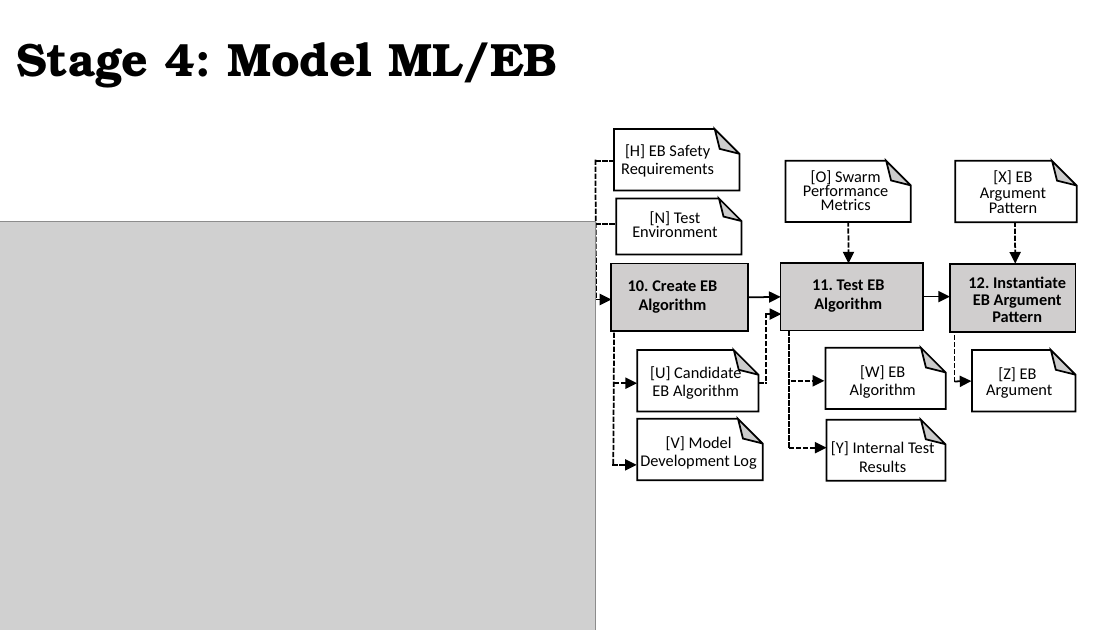
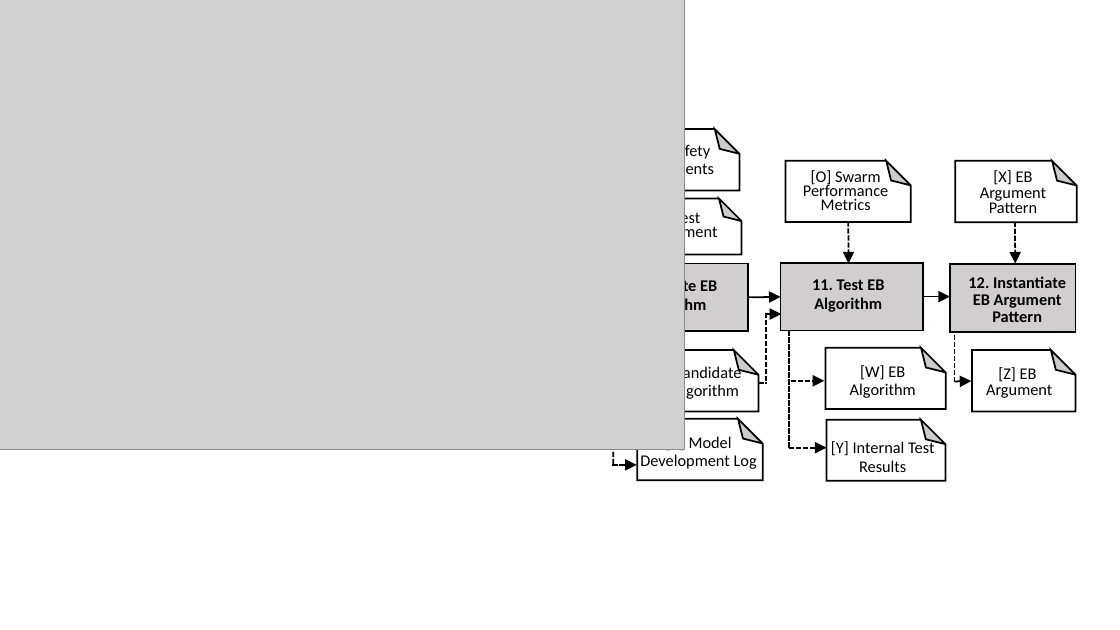
Before and after one commit to TSL-UOB/AERoS, a slide deck: slide 9 of source/figures/Figs_Artwork_2023-02-09.pptx (slide 8 before the commit). Drawn at 1120x630 pixels with LibreOffice and Linux fonts; fonts in the diff are those of the drawing; grey boxes stand for pictures. Boxes give left, top, right and bottom in pixels: in the first picture for what was removed or moved away, otherwise in the second. Text is boxed around its words. In the diff, an @@ line names an element or a change of style, - is before the commit and + after.

```diff
--- a/source/figures/Figs_Artwork_2023-02-09.pptx
+++ b/source/figures/Figs_Artwork_2023-02-09.pptx
@@ picture: place and size @@
-picture at box(0, 222, 596, 630)
+picture at box(0, 0, 685, 450)
@@ text removed at box(16, 42, 557, 88) @@
-Stage 4: Model ML/EB
@@ line removed from (597, 298) to (596, 158) @@
@@ line removed from (596, 160) to (614, 160) @@
@@ line removed from (596, 224) to (617, 224) @@
@@ arrow removed from (596, 300) to (612, 300) @@
@@ arrow removed from (614, 383) to (637, 383) @@
```
Also in this commit, not shown: 6 other slides changed, 2 slides added, 1 slide removed, 17 other files.
